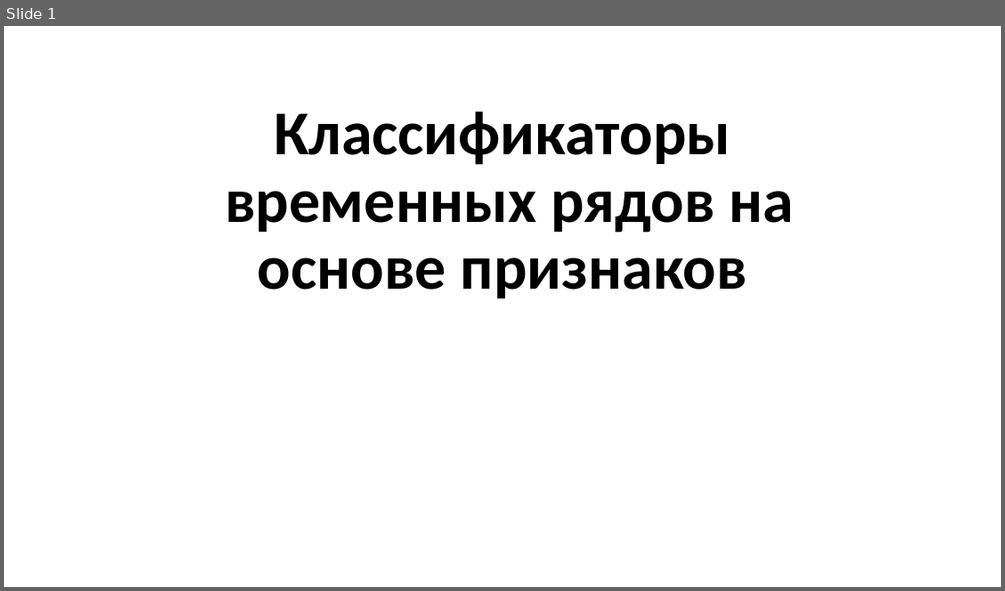
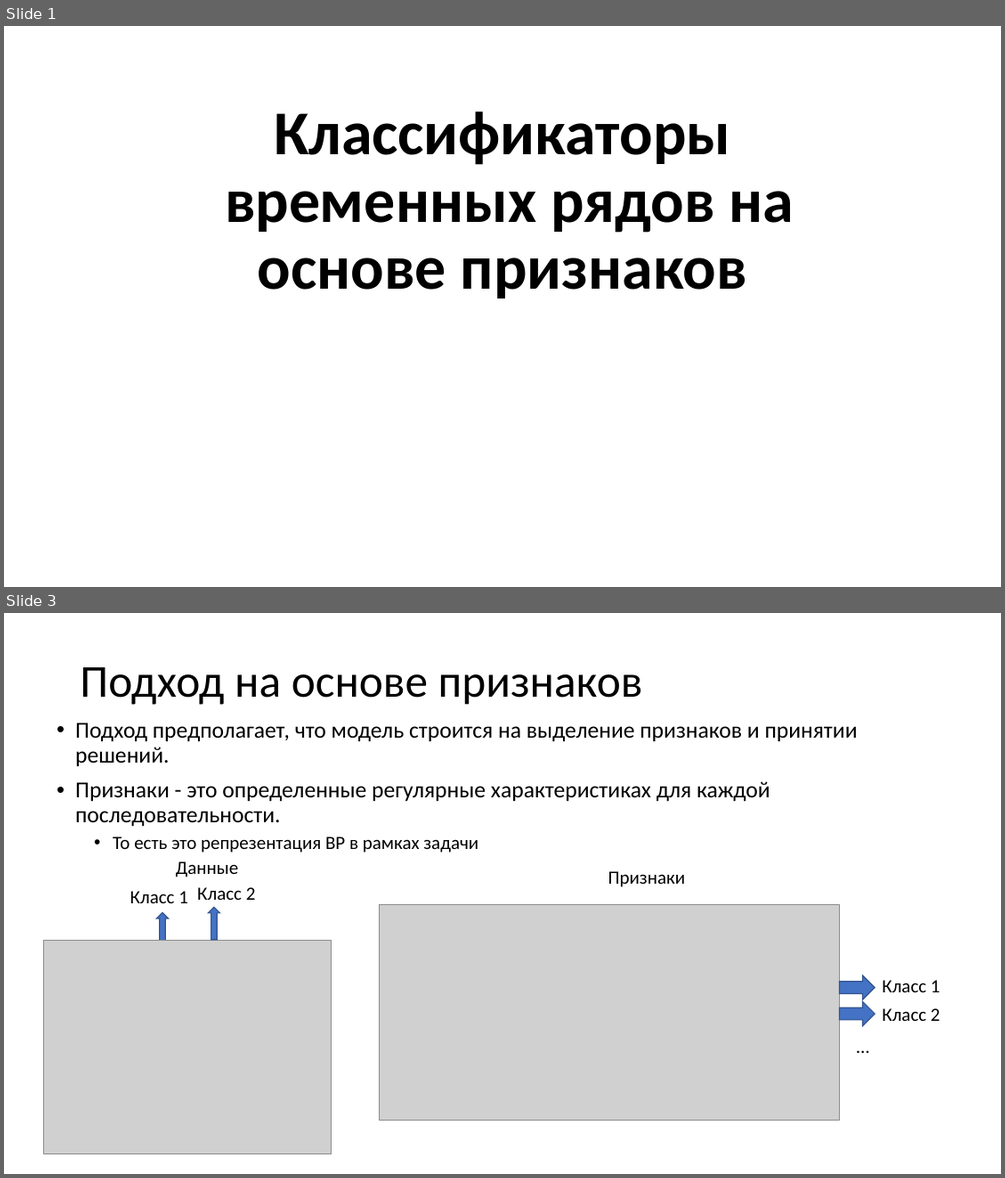
Before and after one commit to MVRonkin/TimeSeriesCourse, a slide deck: 2024/Lec/Юнит 18 - Классификация-2.pptx. Shown one above the other, each under a label of ours: slide 1 before the commit, slides 1 and 3 after it; the slides between them are not shown. The pictures are 1005x591 and 1005x1178 pixels, drawn with LibreOffice and Linux fonts; fonts in the diff are those of the drawing; grey boxes stand for pictures. Boxes give left, top, right and bottom in pixels: in the first picture for what was removed or moved away, otherwise in the second. Text is boxed around its words. In the diff, an @@ line names an element or a change of style, - is before the commit and + after.

```diff
--- a/2024/Lec/Юнит 18 - Классификация-2.pptx
+++ b/2024/Lec/Юнит 18 - Классификация-2.pptx
@@ slide 3 added at bbox=[4, 613, 1001, 1174], background #FFFFFF @@
@@ title added at bbox=[80, 667, 643, 705], 44 pt, text #000000 @@
+Подход на основе признаков
@@ text added at bbox=[75, 722, 858, 852], 22 pt, text #000000 @@
+• Подход предполагает, что модель строится на выделение признаков и принятии решений.
+• Признаки - это определенные регулярные характеристиках для каждой последовательности.
+  • То есть это репрезентация ВР в рамках задачи
@@ text added at bbox=[176, 861, 238, 877], 18 pt, text #000000 @@
+Данные
@@ text added at bbox=[608, 871, 686, 887], 18 pt, text #000000 @@
+Признаки
@@ text added at bbox=[130, 891, 188, 903], 18 pt, text #000000 @@
+Класс 1
@@ text added at bbox=[197, 887, 256, 900], 18 pt, text #000000 @@
+Класс 2
@@ picture added at bbox=[380, 905, 840, 1120] @@
@@ right arrow added at bbox=[156, 913, 168, 945], fill #4472C4, outline #325491 1 pt @@
@@ right arrow added at bbox=[208, 908, 219, 940], fill #4472C4, outline #325491 1 pt @@
@@ picture added at bbox=[44, 940, 332, 1153] @@
@@ right arrow added at bbox=[840, 976, 874, 999], fill #4472C4, outline #325491 1 pt @@
@@ text added at bbox=[882, 980, 940, 992], 18 pt, text #000000 @@
+Класс 1
@@ right arrow added at bbox=[840, 1002, 874, 1026], fill #4472C4, outline #325491 1 pt @@
@@ text added at bbox=[882, 1008, 940, 1021], 18 pt, text #000000 @@
+Класс 2
@@ text added at bbox=[849, 1031, 877, 1061], 18 pt, text #000000 @@
+…
```
Also in this commit, not shown: 3 slides changed, 1 other slide added, 1 slide removed, 19 other files.
